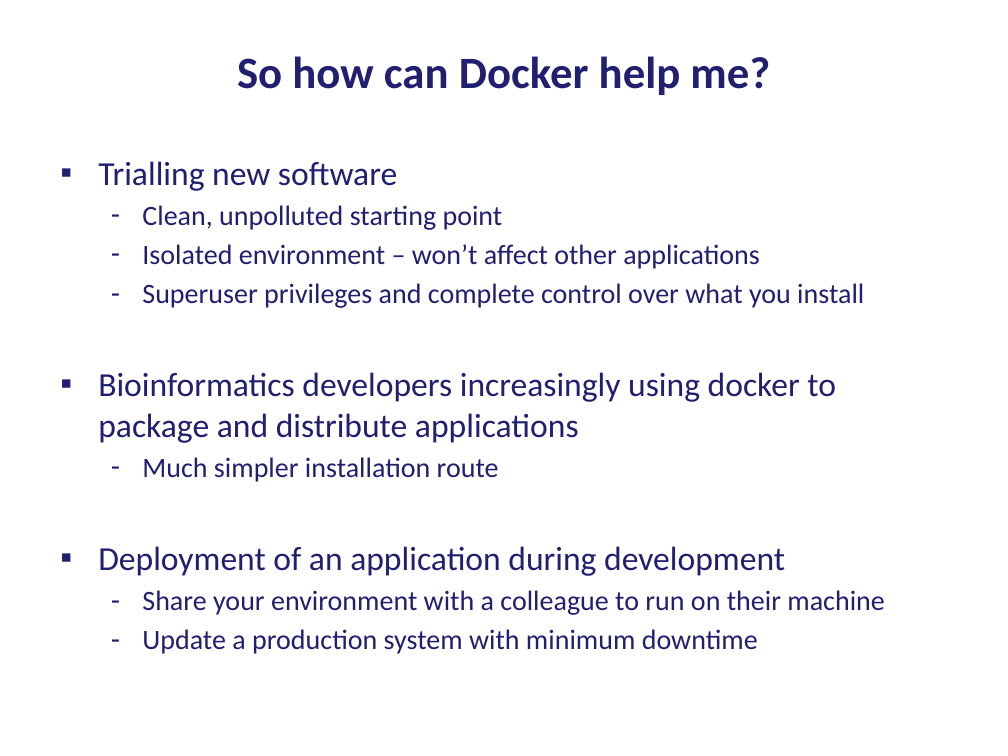
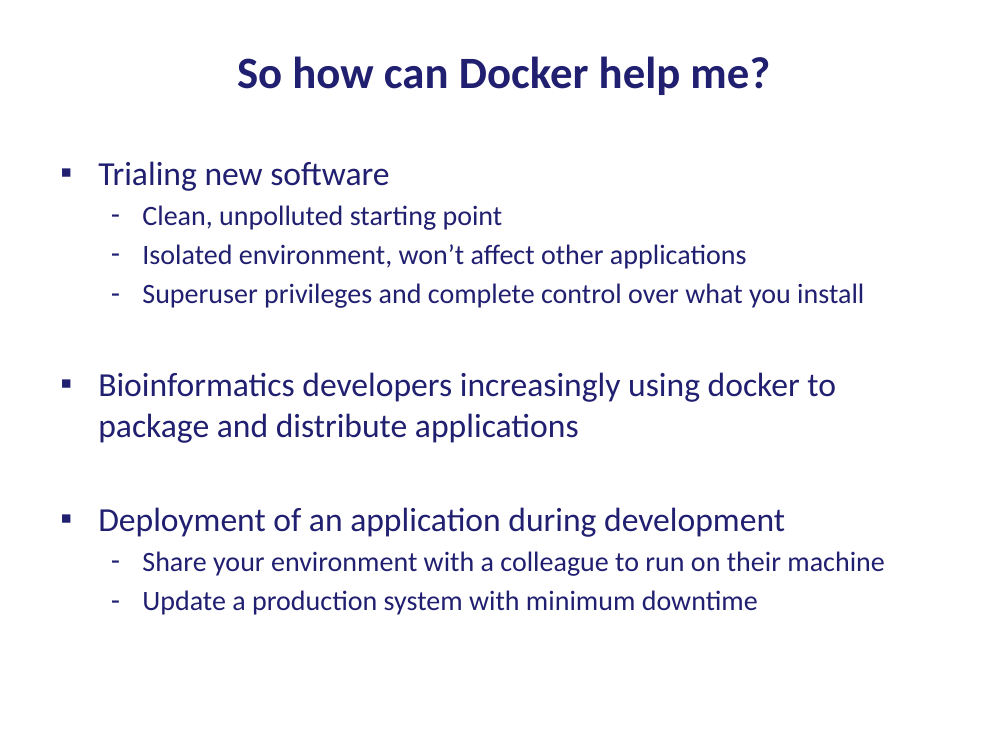
Before and after one commit to bioinformatics-core-shared-training/docker-4-bioinformatics, a slide deck: slide 10 of IntroductionToDocker.pptx (slide 9 before the commit). Drawn at 1008x756 pixels with LibreOffice and Linux fonts; fonts in the diff are those of the drawing. Boxes give left, top, right and bottom in pixels: in the first picture for what was removed or moved away, otherwise in the second. Text is boxed around its words. In the diff, an @@ line names an element or a change of style, - is before the commit and + after.

```diff
--- a/IntroductionToDocker.pptx
+++ b/IntroductionToDocker.pptx
@@ text at (98,161,389,191): text changed @@
-▪ Trialling new software
+▪ Trialing new software
@@ text at (142,244,747,269): text changed @@
-  – Isolated environment – won’t affect other applications
+  – Isolated environment, won’t affect other applications
@@ text at (142,457,499,482): paragraph removed @@
-  – Much simpler installation route
```
Also in this commit, not shown: 8 other slides changed, 2 slides added.
